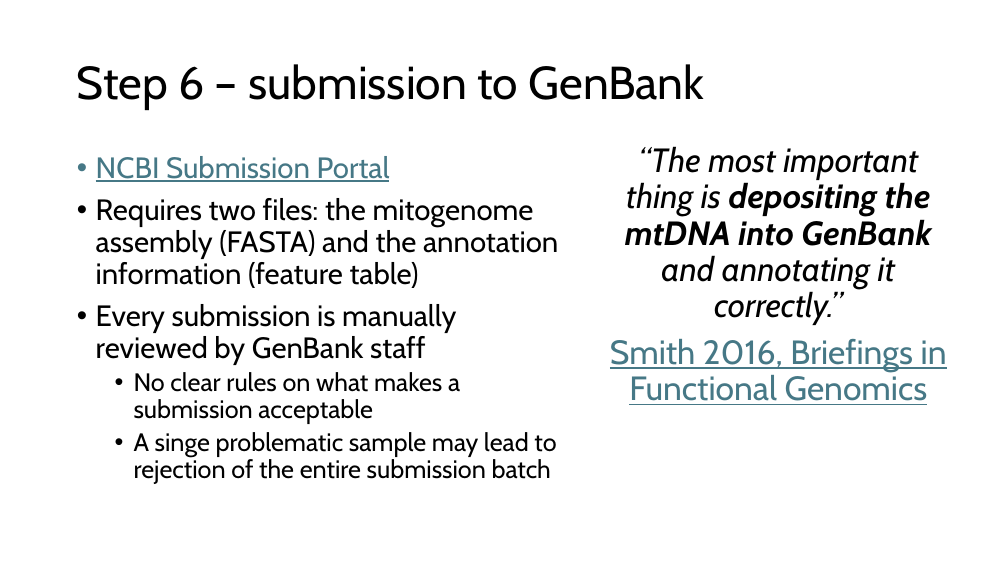
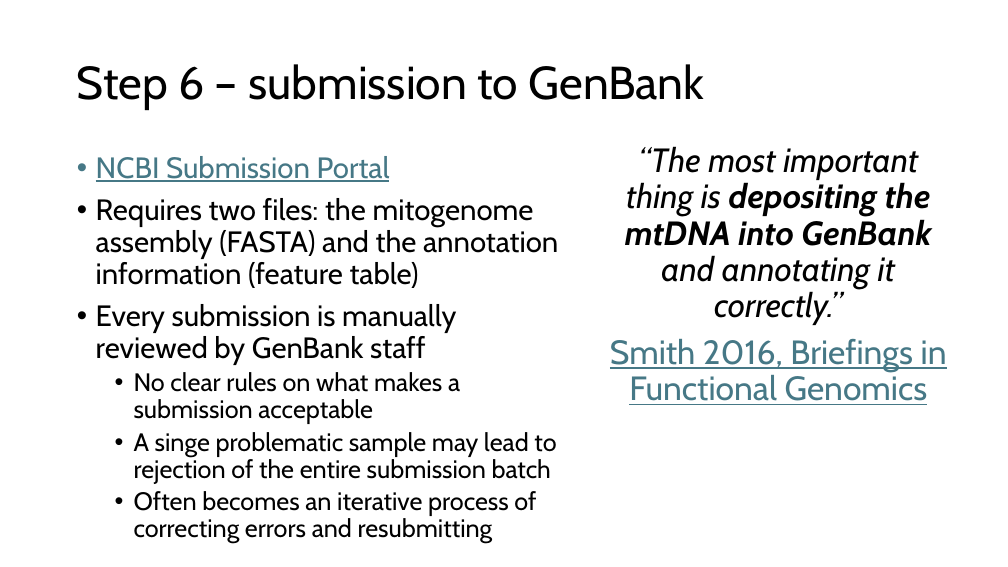
Before and after one commit to SmithsonianWorkshops/MitoPilot_workshop_2025, a slide deck: slide 14 of pdfs/Mitogenome_intro.pptx. Drawn at 1008x567 pixels with LibreOffice and Linux fonts; fonts in the diff are those of the drawing. Boxes give left, top, right and bottom in pixels: in the first picture for what was removed or moved away, otherwise in the second. Text is boxed around its words. In the diff, an @@ line names an element or a change of style, - is before the commit and + after.

```diff
--- a/pdfs/Mitogenome_intro.pptx
+++ b/pdfs/Mitogenome_intro.pptx
@@ text at box(134, 491, 536, 544): paragraph added @@
+  • Often becomes an iterative process of correcting errors and resubmitting
```
Also in this commit, not shown: 4 other slides changed, 50 other files.
